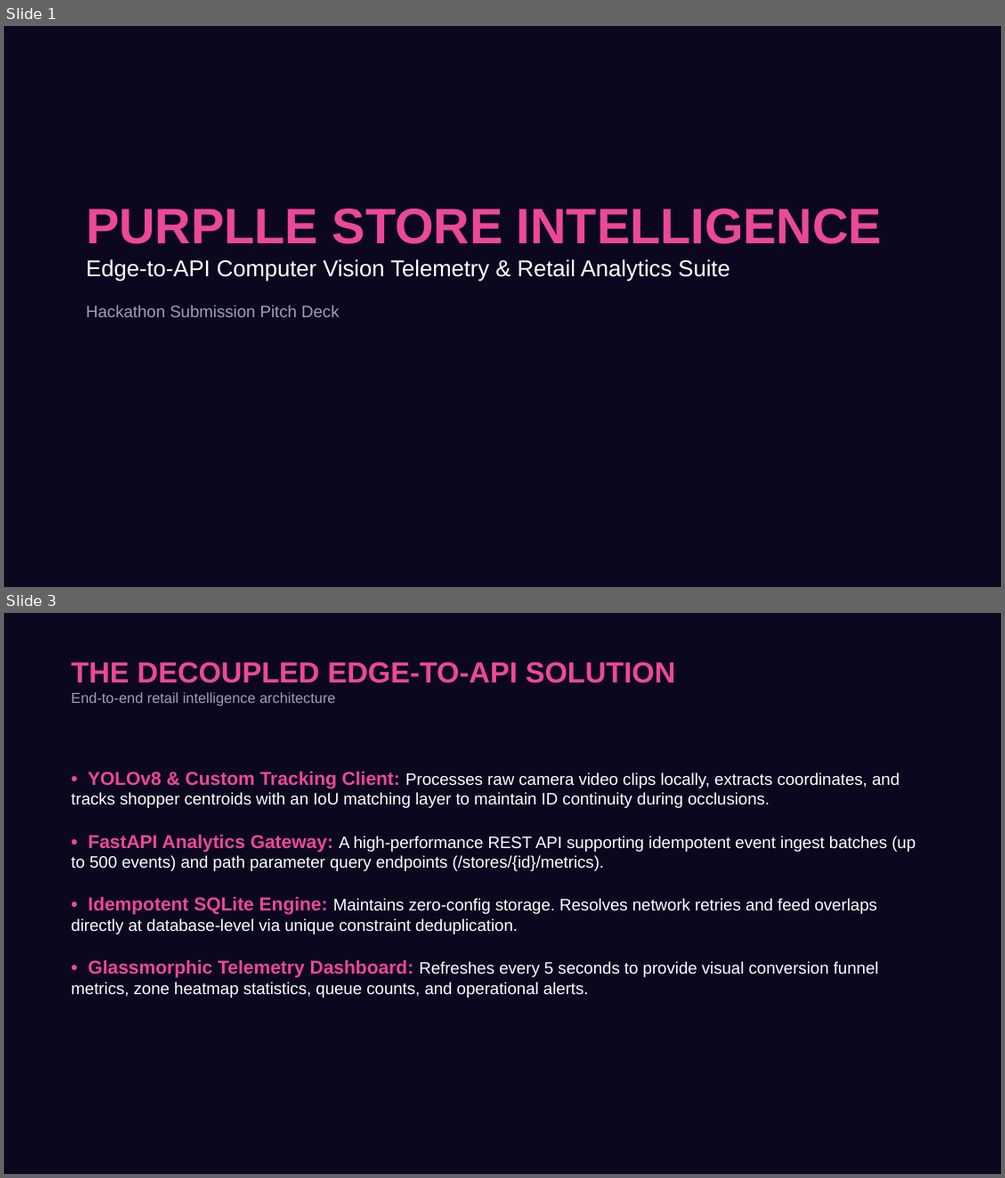
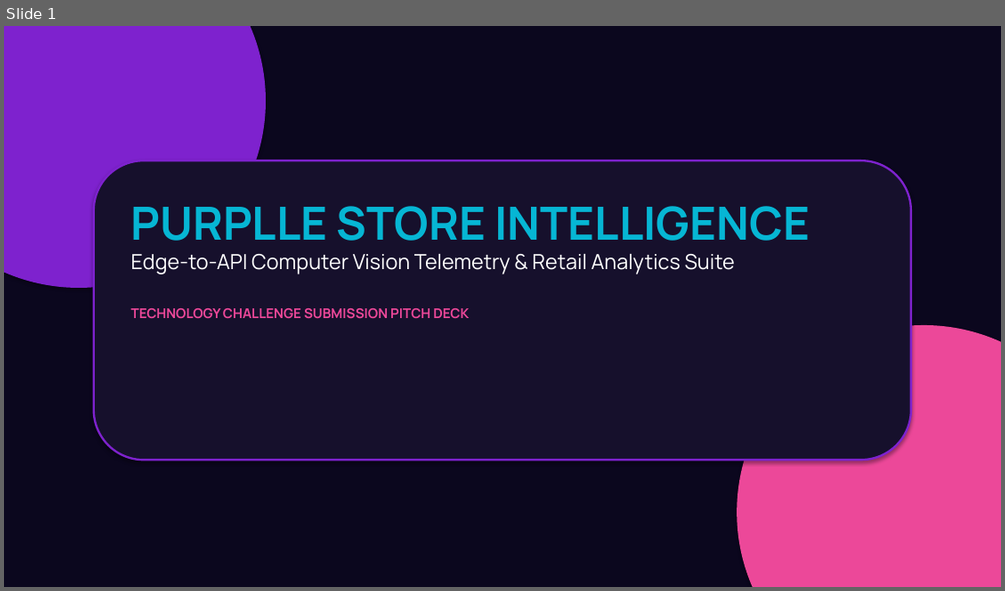
Before and after one commit to Kasiajay553/store-intelligence, a slide deck: purplle_store_intelligence_deck.pptx. Shown one above the other, each under a label of ours: slides 1 and 3 before the commit, slide 1 after it; the slides between them are not shown. The pictures are 1005x1178 and 1005x591 pixels, drawn with LibreOffice and Linux fonts; fonts in the diff are those of the drawing. Boxes give left, top, right and bottom in pixels: in the first picture for what was removed or moved away, otherwise in the second. Text is boxed around its words. In the diff, an @@ line names an element or a change of style, - is before the commit and + after.

Commit message:
Update presentation deck with visual layouts and flowchart diagrams

```diff
--- a/purplle_store_intelligence_deck.pptx
+++ b/purplle_store_intelligence_deck.pptx
@@ slide 3 removed at <box>4,613,1001,1174</box>, background #0B071E @@
@@ text removed at <box>71,662,676,706</box> @@
-THE DECOUPLED EDGE-TO-API SOLUTION
-End-to-end retail intelligence architecture
@@ text removed at <box>71,771,915,997</box> @@
-• YOLOv8 & Custom Tracking Client: Processes raw camera video clips locally, extracts coordinates, and tracks shopper centroids with an IoU matching layer to maintain ID continuity during occlusions.
-• FastAPI Analytics Gateway: A high-performance REST API supporting idempotent event ingest batches (up to 500 events) and path parameter query endpoints (/stores/{id}/metrics).
-• Idempotent SQLite Engine: Maintains zero-config storage. Resolves network retries and feed overlaps directly at database-level via unique constraint deduplication.
-• Glassmorphic Telemetry Dashboard: Refreshes every 5 seconds to provide visual conversion funnel metrics, zone heatmap statistics, queue counts, and operational alerts.
@@ slide 1 changed as well @@
@@ ellipse added at <box>4,26,266,288</box>, fill #7E22CE @@
@@ rounded rectangle added at <box>94,160,911,459</box>, fill #16102C, outline #7E22CE 2 pt @@
@@ text "PURPLLE STORE INTELLIGENCE": place and size @@
-text "PURPLLE STORE INTELLIGENCE" at <box>86,208,882,317</box>
+text "PURPLLE STORE INTELLIGENCE" at <box>131,206,809,319</box>
@@ text at <box>131,206,809,274</box>: size 48 to 44 pt, text colour #EC4899 to #06B6D4 in "PURPLLE STORE INTELLIGENCE"; font Arial to Manrope in "PURPLLE STORE INTELLIGENCE", "Edge-to-API Computer Vision Telemetry & Retail Analytics ..."; size 22 to 20 pt in "Edge-to-API Computer Vision Telemetry & Retail Analytics ..."; more space between paragraphs @@
@@ text at <box>131,308,469,319</box>: text changed; size 16 to 13 pt; font Arial to Manrope; text colour #A39CB5 to #EC4899; bold on @@
-Hackathon Submission Pitch Deck
+TECHNOLOGY CHALLENGE SUBMISSION PITCH DECK
@@ ellipse added at <box>736,325,1001,587</box>, fill #EC4899 @@
```
Also in this commit, not shown: 1 other slide changed, 4 slides added, 3 other slides removed.
